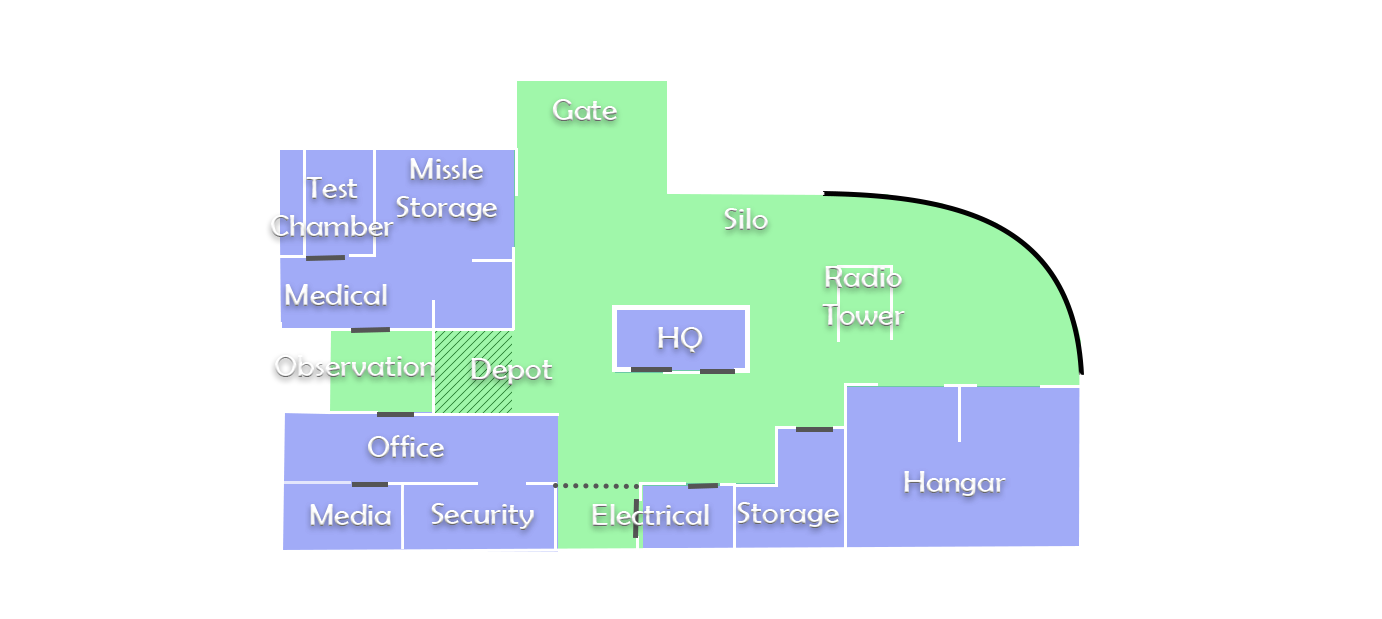
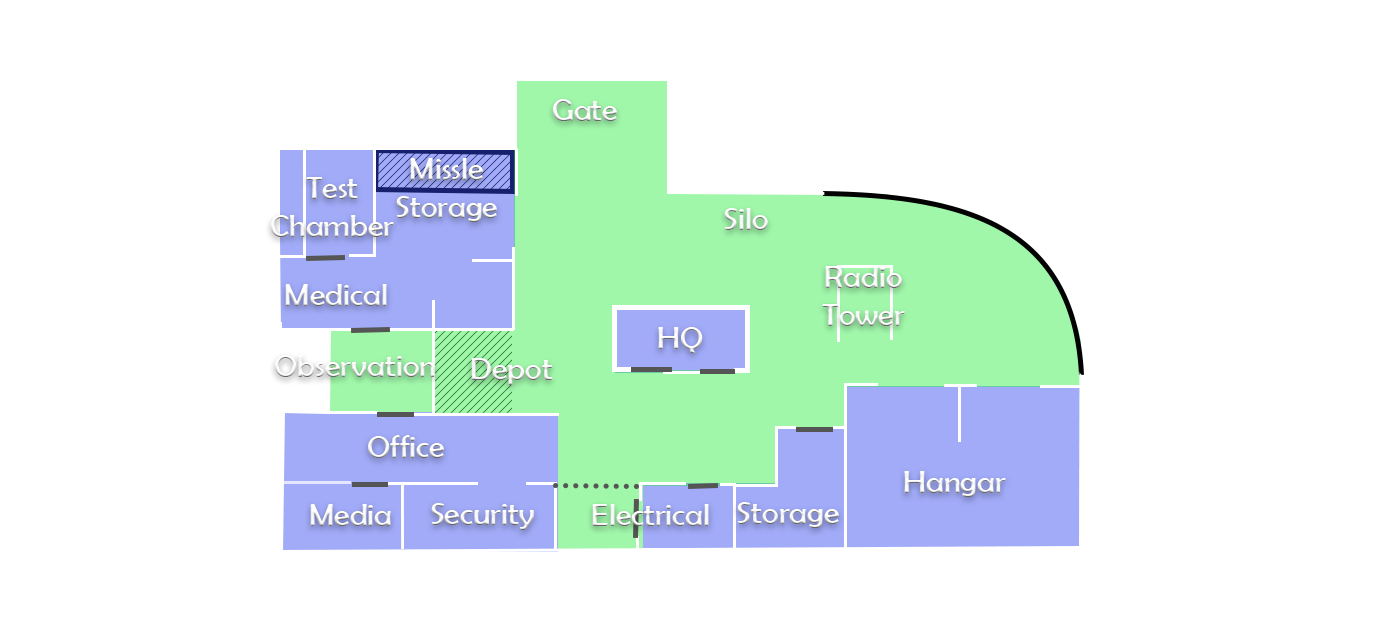
Layered file, before and after one edit (1382×619). Changes by layer:
added layer "Shape 43" above "Layer 1" over <box>376,150,515,194</box>
